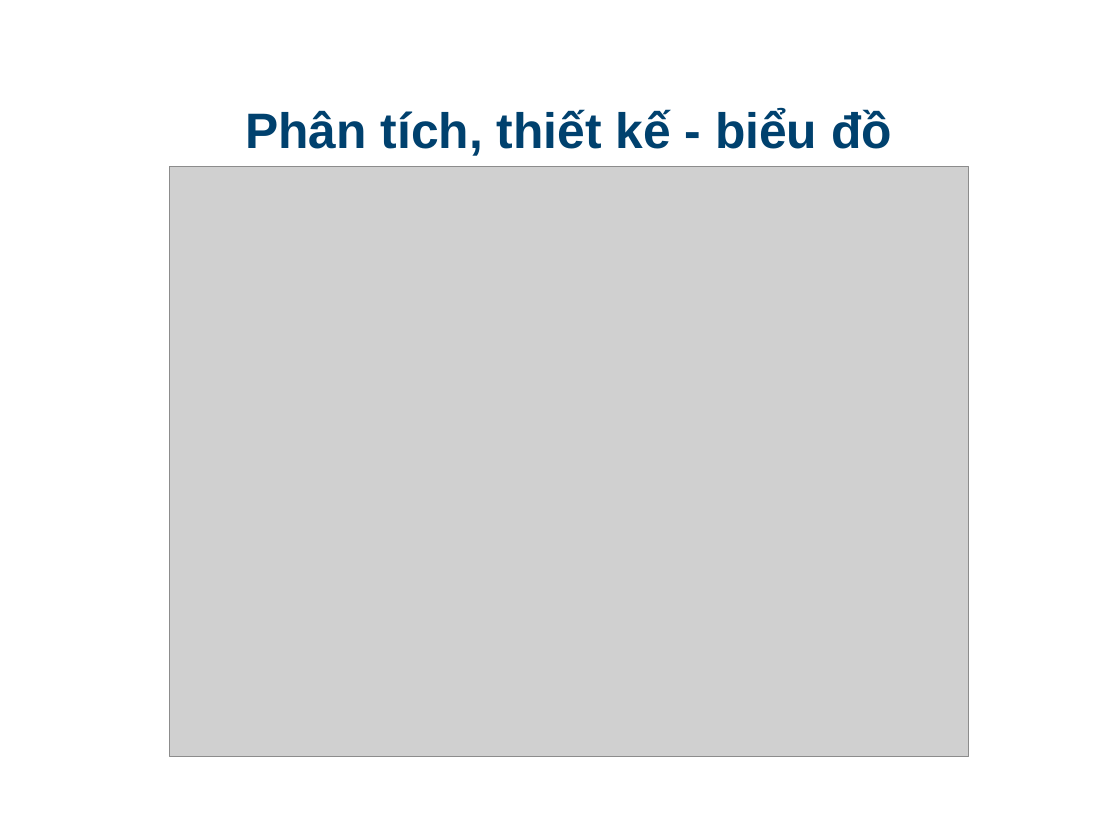
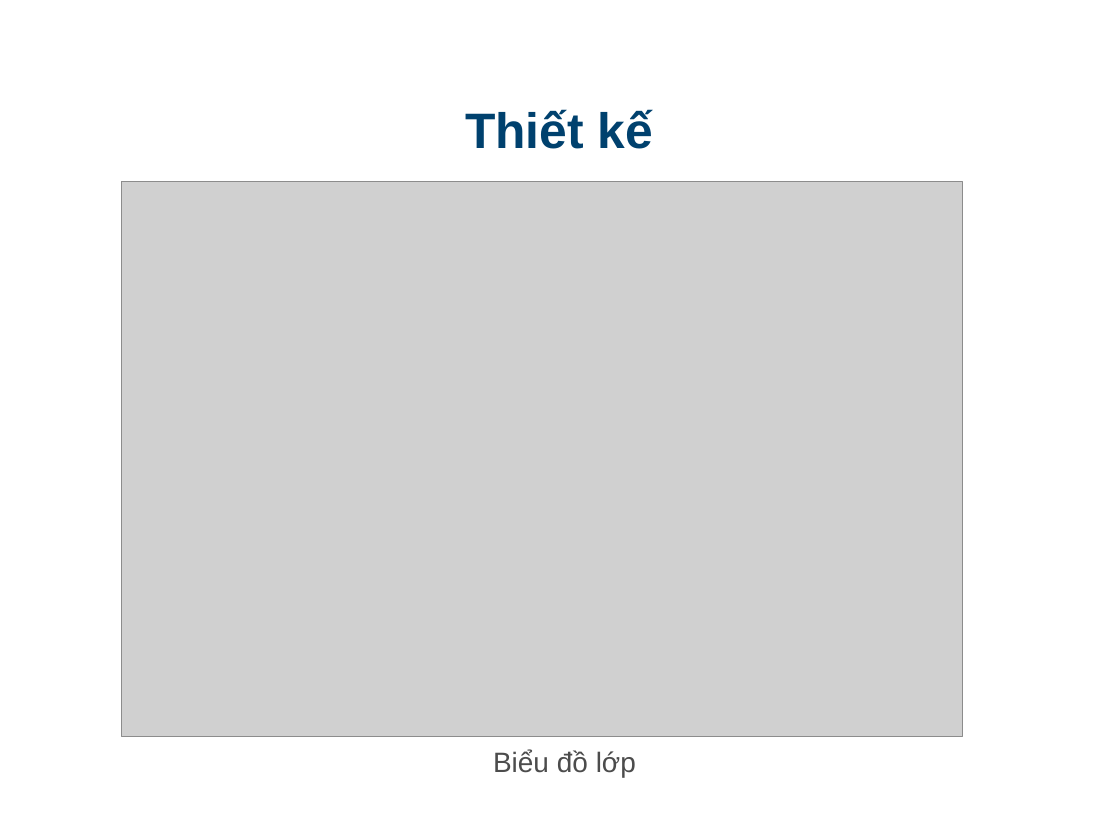
Before and after one commit to truongquangkhai99/DATN-1, a slide deck: slide 8 of src/doc/slide.ppt (slide 12 before the commit). Drawn at 1120x840 pixels with LibreOffice and Linux fonts; fonts in the diff are those of the drawing; grey boxes stand for pictures; background and template pictures are left out. Boxes give left, top, right and bottom in pixels: in the first picture for what was removed or moved away, otherwise in the second. Text is boxed around its words. In the diff, an @@ line names an element or a change of style, - is before the commit and + after.

```diff
--- a/src/doc/slide.ppt
+++ b/src/doc/slide.ppt
@@ text at [465,109,653,149]: text changed @@
-Phân tích, thiết kế - biểu đồ
+Thiết kế
@@ picture: place and size @@
-picture at [170,167,970,757]
+picture at [122,181,963,737]
@@ text added at [493,750,636,777], 18 pt, text #4C4C4C @@
+Biểu đồ lớp
```
Also in this commit, not shown: 14 other slides changed, 5 slides added, 19 slides removed.
